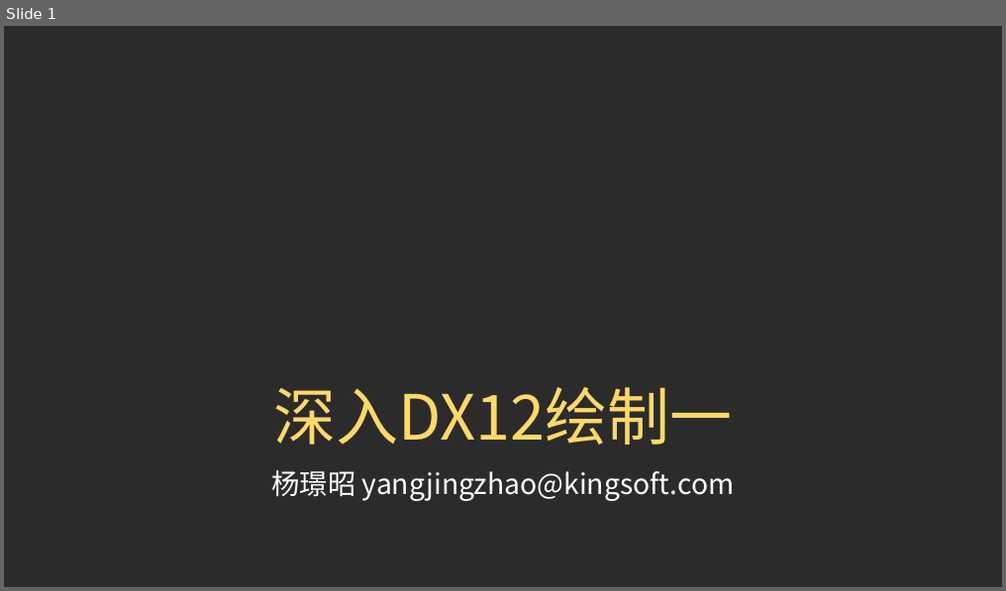
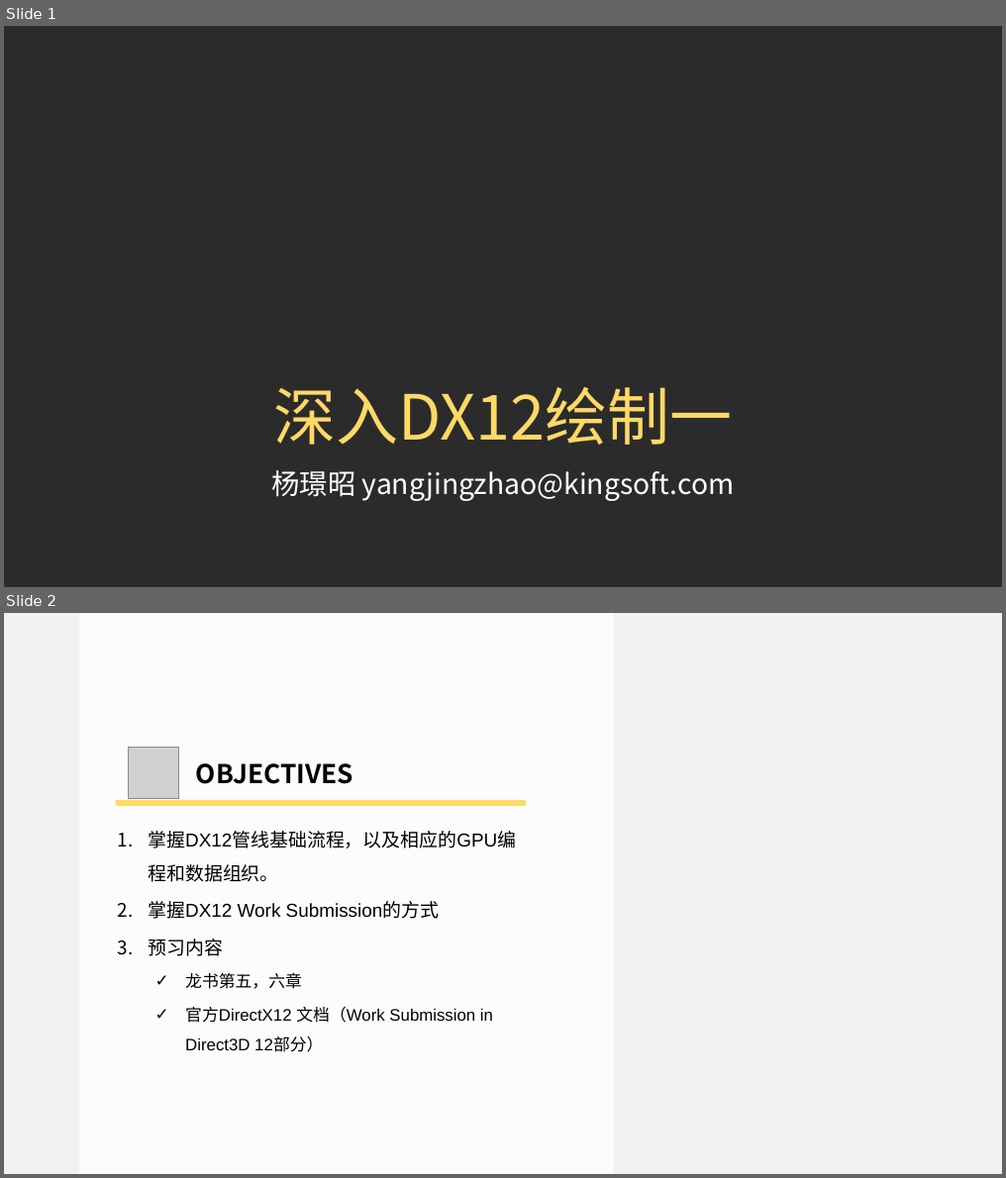
Before and after one commit to doomlover/KSGameEngineTutorials, a slide deck: PPTs/03.深入DX12绘制一.pptx. Shown one above the other, each under a label of ours: slide 1 before the commit, slides 1 and 2 after it. The pictures are 1006x591 and 1006x1178 pixels, drawn with LibreOffice and Linux fonts; fonts in the diff are those of the drawing; grey boxes stand for pictures; background and template pictures are left out; a plain dark background stands for a picture behind light text. Boxes give left, top, right and bottom in pixels: in the first picture for what was removed or moved away, otherwise in the second. Text is boxed around its words. In the diff, an @@ line names an element or a change of style, - is before the commit and + after.

Commit message:
更新03， 05 内容

```diff
--- a/PPTs/03.深入DX12绘制一.pptx
+++ b/PPTs/03.深入DX12绘制一.pptx
@@ slide 2 added at [4,613,1002,1174], background #F2F2F2 @@
@@ rectangle added at [79,613,614,1174], fill #FFFFFF at 80% opacity @@
@@ picture added at [128,748,178,798] @@
@@ text added at [196,763,353,784], 50 pt, text #000000, bold @@
+OBJECTIVES
@@ rectangle added at [116,800,526,806], fill #FFD966 @@
@@ text added at [148,831,516,1053], 36 pt, text #000000 @@
+1. 掌握DX12管线基础流程，以及相应的GPU编程和数据组织。
+2. 掌握DX12 Work Submission的方式
+3. 预习内容
+  ✓ 龙书第五，六章
+  ✓ 官方DirectX12 文档（Work Submission in Direct3D 12部分）
```
Also in this commit, not shown: 1 slide changed, 27 other slides added, 8 slides removed, 1 other file.
